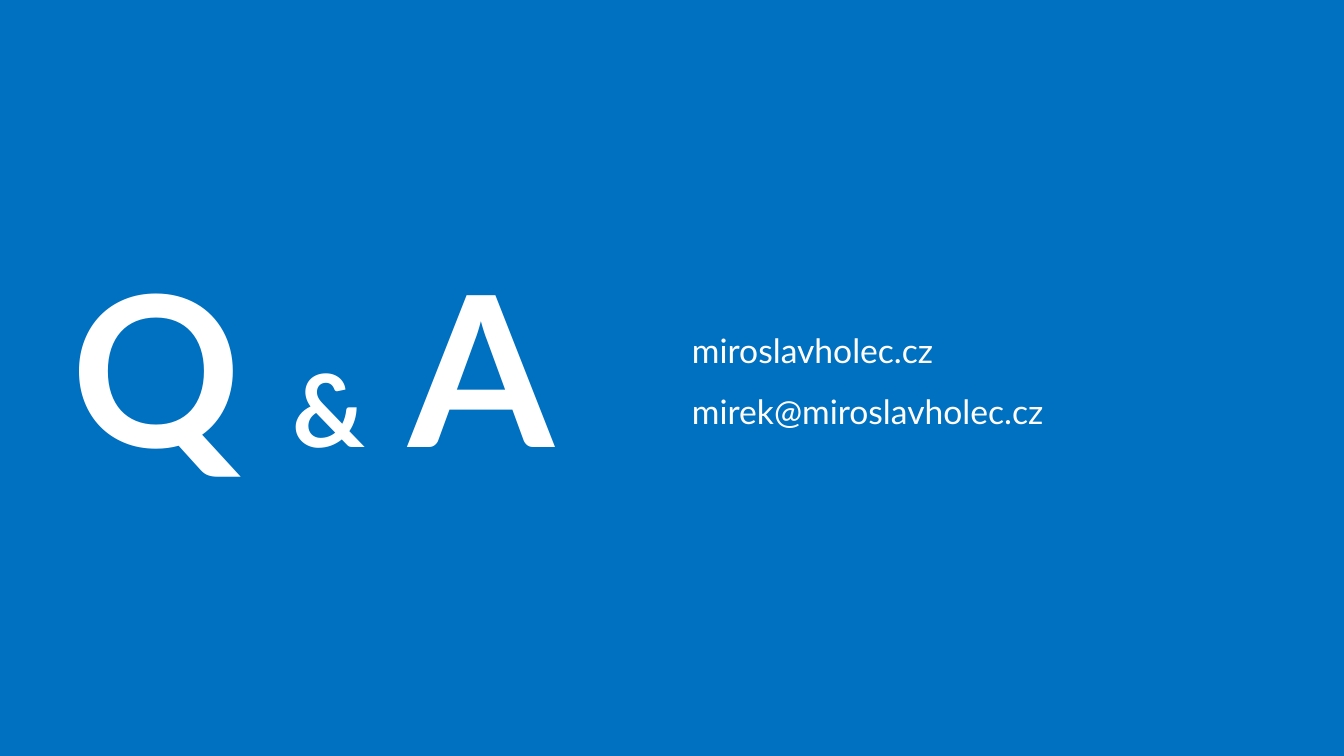
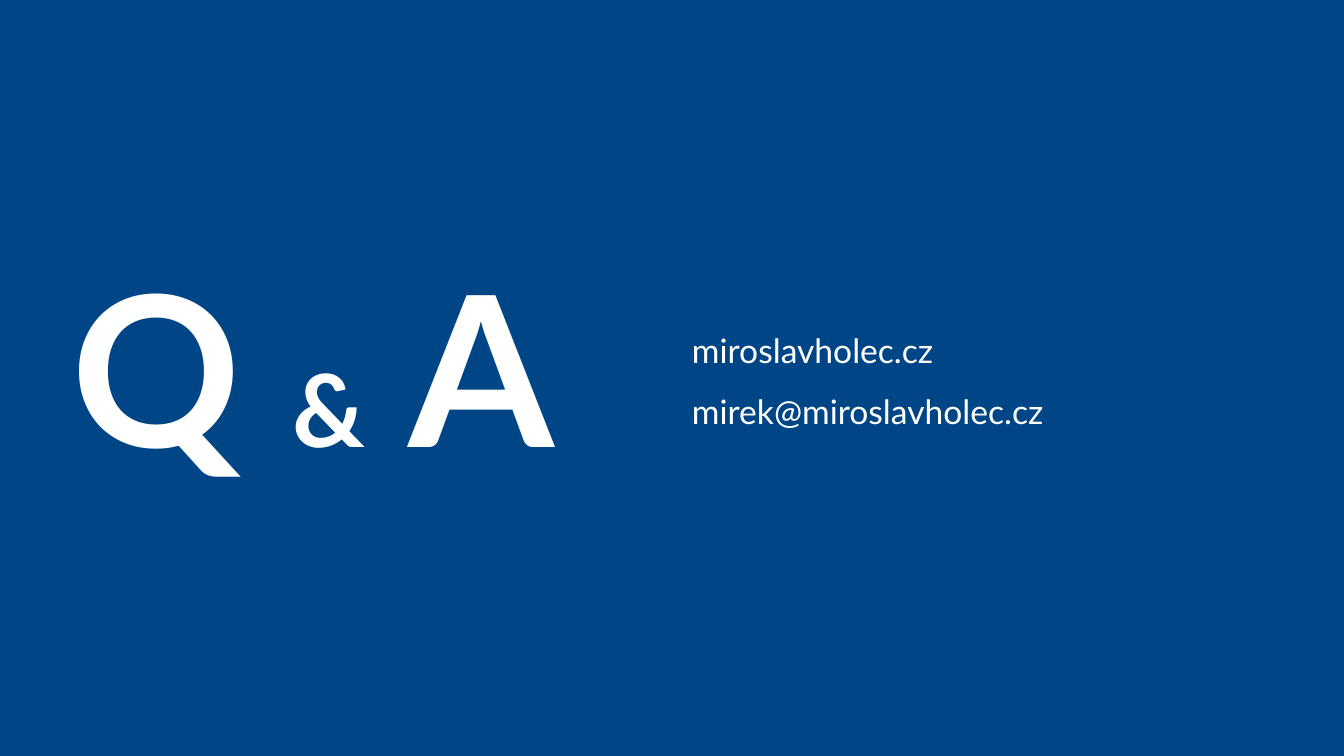
Before and after one commit to JAPISOFT/azure-workshop, a slide deck: slide 16 of Doc/presentation.pptx (slide 14 before the commit). Drawn at 1344x756 pixels with LibreOffice and Linux fonts; fonts in the diff are those of the drawing. Boxes give left, top, right and bottom in pixels: in the first picture for what was removed or moved away, otherwise in the second. Text is boxed around its words. In the diff, an @@ line names an element or a change of style, - is before the commit and + after.

```diff
--- a/Doc/presentation.pptx
+++ b/Doc/presentation.pptx
@@ background #FFFFFF to #004687 @@
@@ rectangle removed at bbox=[0, 0, 1344, 756] @@
```
Also in this commit, not shown: 1 other slide changed, 14 slides added, 12 slides removed, 1 other file.
